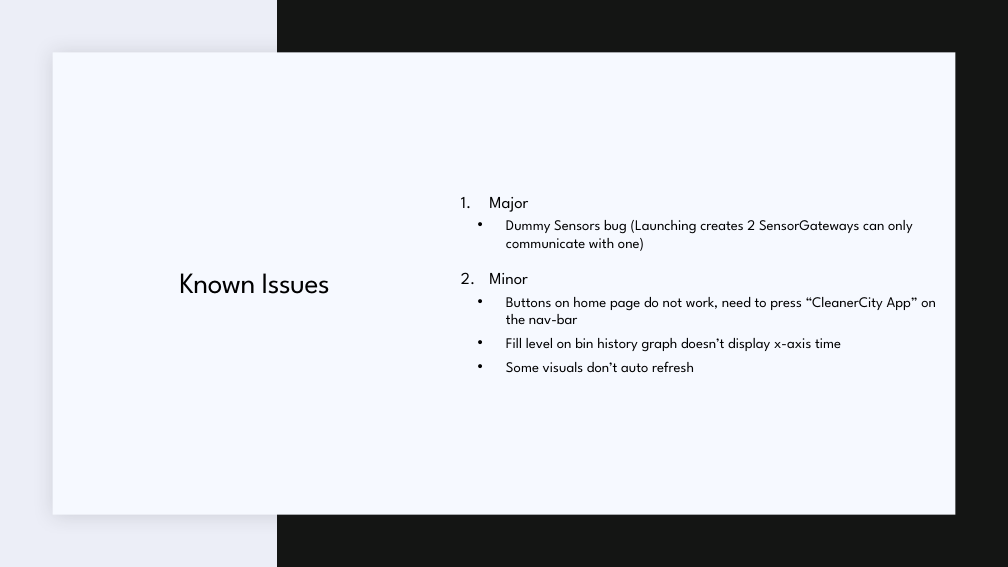
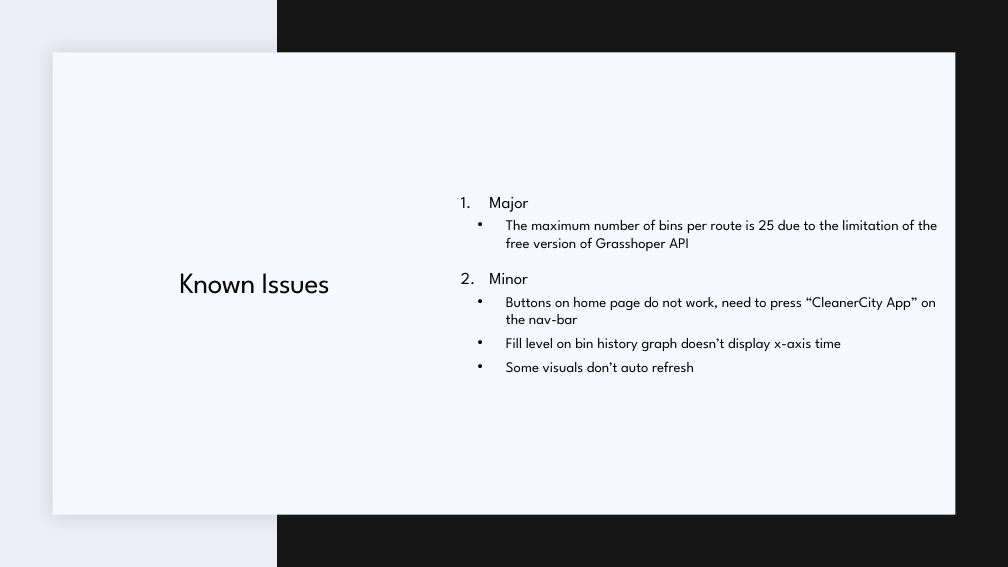
Before and after one commit to marios-stam/Project_IOT, a slide deck: slide 16 of Powerpoints/Final Presentation/Waste-management-Nikos.pptx. Drawn at 1008x567 pixels with LibreOffice and Linux fonts; fonts in the diff are those of the drawing. Boxes give left, top, right and bottom in pixels: in the first picture for what was removed or moved away, otherwise in the second. Text is boxed around its words. In the diff, an @@ line names an element or a change of style, - is before the commit and + after.

```diff
--- a/Powerpoints/Final Presentation/Waste-management-Nikos.pptx
+++ b/Powerpoints/Final Presentation/Waste-management-Nikos.pptx
@@ text at [506,219,937,251]: text changed @@
-  • Dummy Sensors bug (Launching creates 2 SensorGateways can only communicate with one)
+  • The maximum number of bins per route is 25 due to the limitation of the free version of Grasshoper API
```
Also in this commit, not shown: 3 other slides changed, 1 other file.
